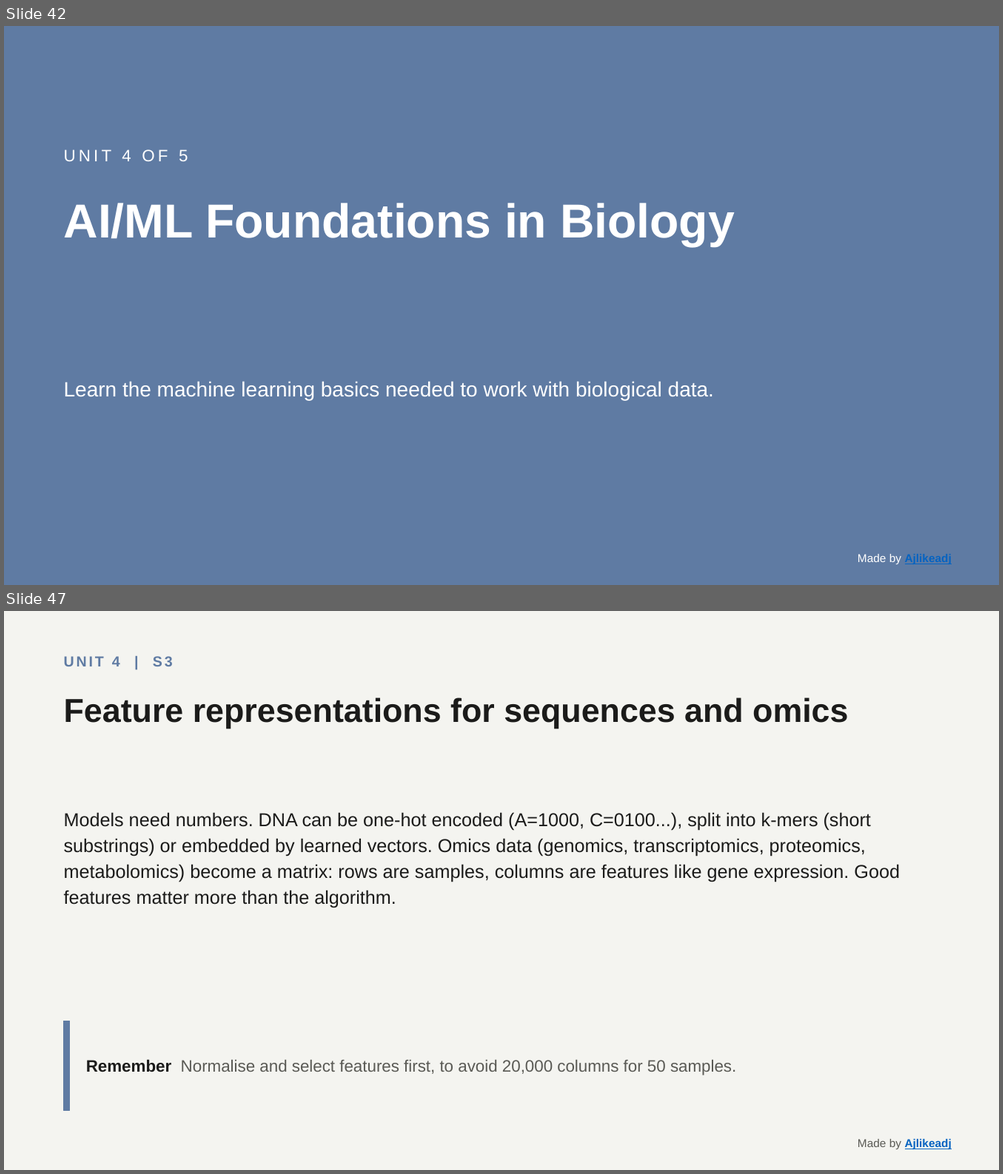
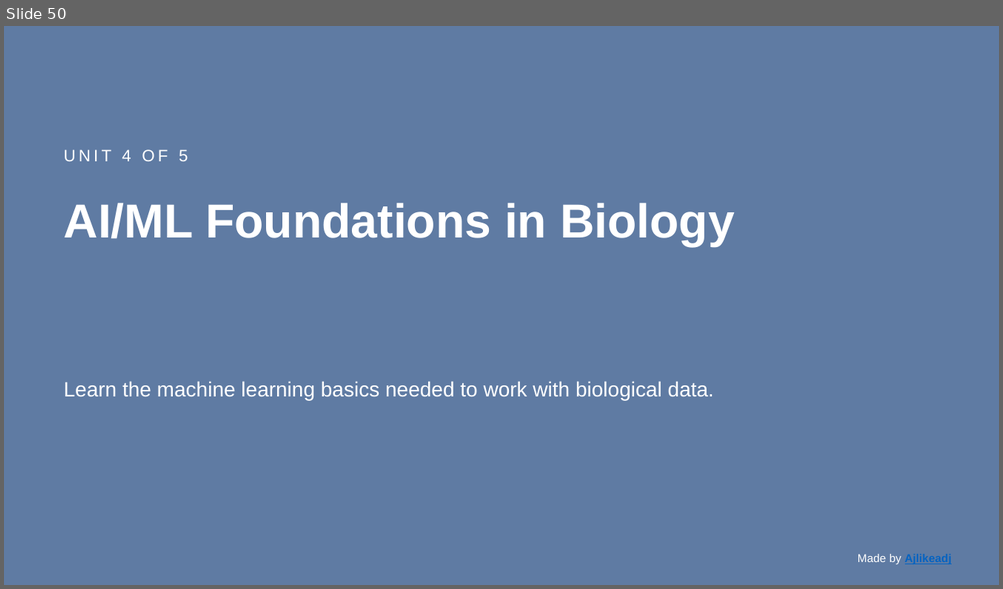
Before and after one commit to Ajlikeadj/Bio, a slide deck: CompBio-slides.pptx. Shown one above the other, each under a label of ours: slides 42 and 47 before the commit, slide 50 after it; the slides between them are not shown. The pictures are 1003x1174 and 1003x589 pixels, drawn with LibreOffice and Linux fonts; fonts in the diff are those of the drawing. Boxes give left, top, right and bottom in pixels: in the first picture for what was removed or moved away, otherwise in the second. Text is boxed around its words. In the diff, an @@ line names an element or a change of style, - is before the commit and + after.

```diff
--- a/CompBio-slides.pptx
+++ b/CompBio-slides.pptx
@@ slide 47 removed at <box>4,611,999,1170</box>, background #F4F4F0 @@
@@ text removed at <box>64,656,173,667</box> @@
-UNIT 4 | S3
@@ text removed at <box>64,698,848,729</box> @@
-Feature representations for sequences and omics
@@ text removed at <box>64,812,899,908</box> @@
-Models need numbers. DNA can be one-hot encoded (A=1000, C=0100...), split into k-mers (short substrings) or embedded by learned vectors. Omics data (genomics, transcriptomics, proteomics, metabolomics) become a matrix: rows are samples, columns are features like gene expression. Good features matter more than the algorithm.
@@ rectangle removed at <box>64,1022,70,1111</box> @@
@@ text removed at <box>86,1059,736,1076</box> @@
-Remember Normalise and select features first, to avoid 20,000 columns for 50 samples.
@@ text removed at <box>857,1139,951,1150</box> @@
-Made by Ajlikeadj
@@ what was slide 42 is now slide 50 @@
```
Also in this commit, not shown: 1 slide changed, 68 slides added, 59 other slides removed, 10 other files.
